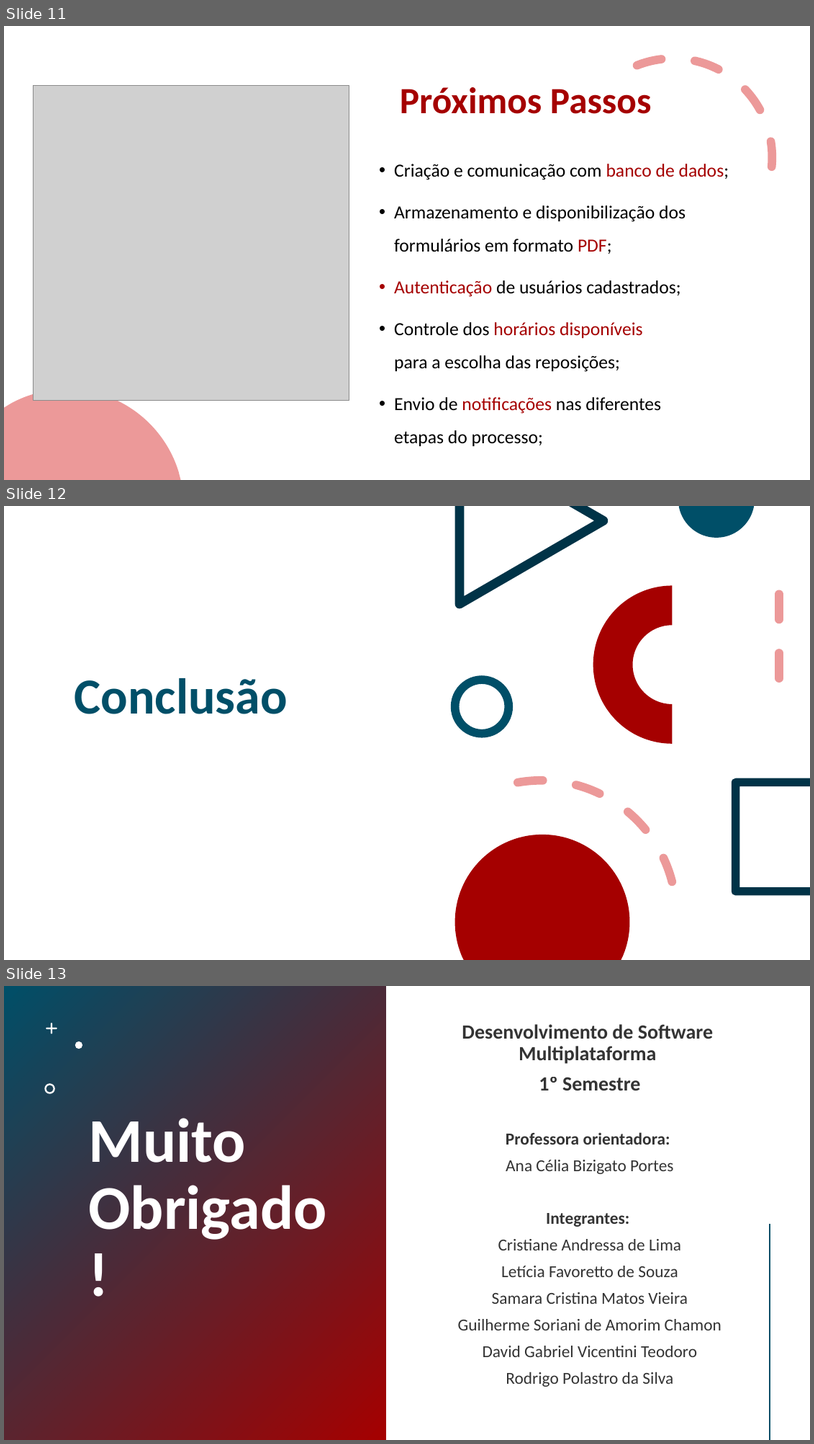
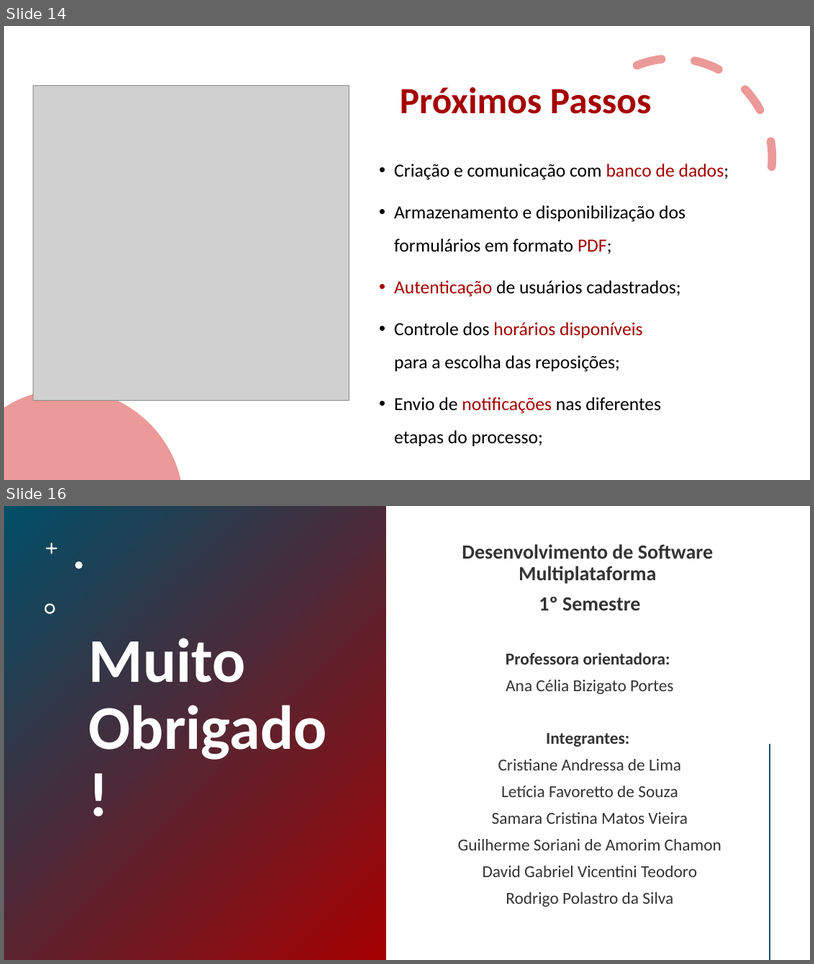
Before and after one commit to rodrigopolastro/portal-reposicoes-aulas-fatec, a slide deck: docs/Slides - Apresentação PI1.pptx. Shown one above the other, each under a label of ours: slides 11, 12 and 13 before the commit, slides 14 and 16 after it; the slides between them are not shown. The pictures are 814x1444 and 814x964 pixels, drawn with LibreOffice and Linux fonts; fonts in the diff are those of the drawing; grey boxes stand for pictures. Boxes give left, top, right and bottom in pixels: in the first picture for what was removed or moved away, otherwise in the second. Text is boxed around its words. In the diff, an @@ line names an element or a change of style, - is before the commit and + after.

```diff
--- a/docs/Slides - Apresentação PI1.pptx
+++ b/docs/Slides - Apresentação PI1.pptx
@@ slide 12 removed at <box>4,506,810,960</box>, background #FFFFFF @@
@@ freeform shape removed at <box>455,506,608,609</box> @@
@@ freeform shape removed at <box>679,506,754,538</box> @@
@@ arch (boxed as its full ring) removed at <box>594,585,751,743</box> @@
@@ line removed from (779, 595) to (779, 700) @@
@@ title removed at <box>75,678,288,714</box> @@
-Conclusão
@@ ellipse removed at <box>455,680,509,734</box> @@
@@ arc (boxed as its full ellipse) removed at <box>386,759,699,960</box> @@
@@ freeform shape removed at <box>733,778,810,896</box> @@
@@ freeform shape removed at <box>455,834,630,960</box> @@
@@ what was slide 11 is now slide 14 @@
@@ what was slide 13 is now slide 16 @@
```
Also in this commit, not shown: 2 slides changed, 4 slides added, 8 other files.
